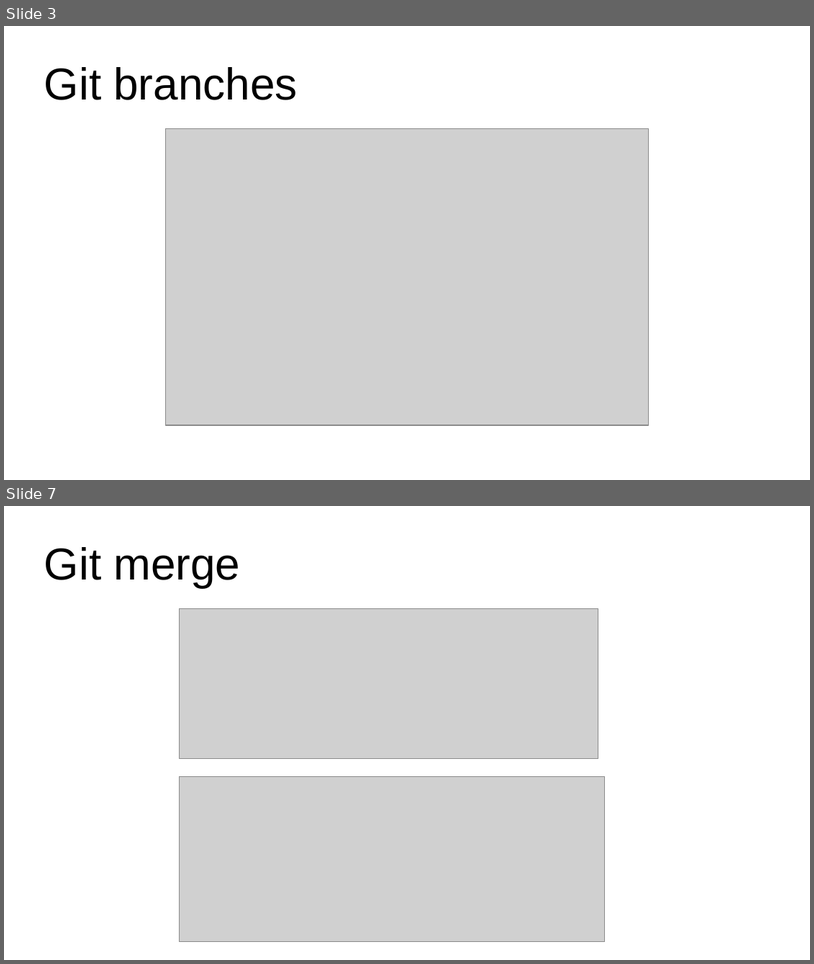
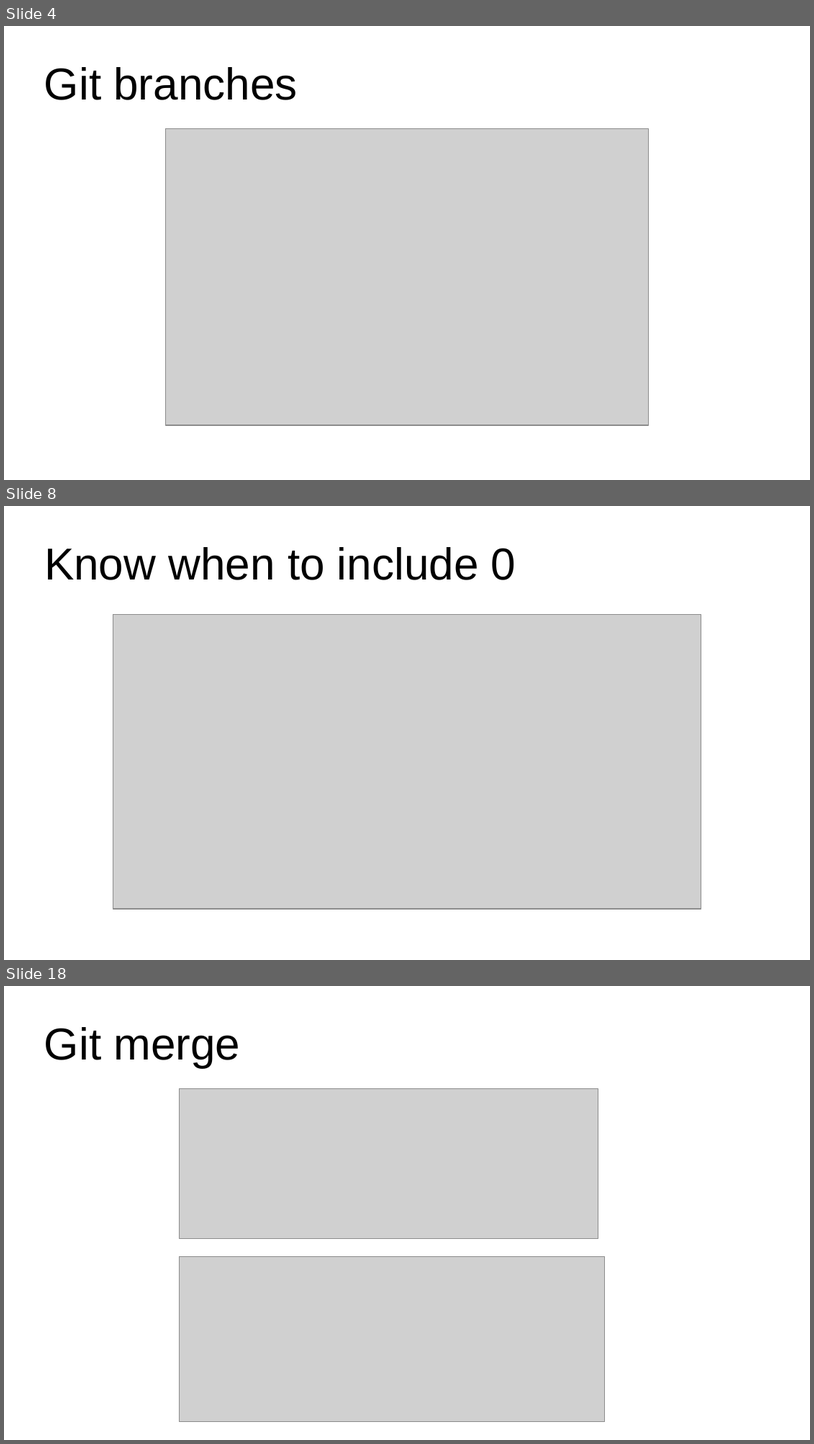
Before and after one commit to DzygaSkoryk/astronomy_python, a slide deck: Git_slides.odp. Shown one above the other, each under a label of ours: slides 3 and 7 before the commit, slides 4, 8 and 18 after it; the slides between them are not shown. The pictures are 814x964 and 814x1444 pixels, drawn with LibreOffice and Linux fonts; fonts in the diff are those of the drawing; grey boxes stand for pictures. Boxes give left, top, right and bottom in pixels: in the first picture for what was removed or moved away, otherwise in the second. Text is boxed around its words. In the diff, an @@ line names an element or a change of style, - is before the commit and + after.

```diff
--- a/Git_slides.odp
+++ b/Git_slides.odp
@@ slide 8 added at [4, 506, 810, 960], background #FFFFFF @@
@@ title added at [44, 547, 517, 580], 44 pt, text #000000 @@
+Know when to include 0
@@ picture added at [113, 615, 702, 909] @@
@@ what was slide 3 is now slide 4 @@
@@ what was slide 7 is now slide 18 @@
```
Also in this commit, not shown: 3 slides changed, 12 other slides added, 1 slide removed, 4 other files.
